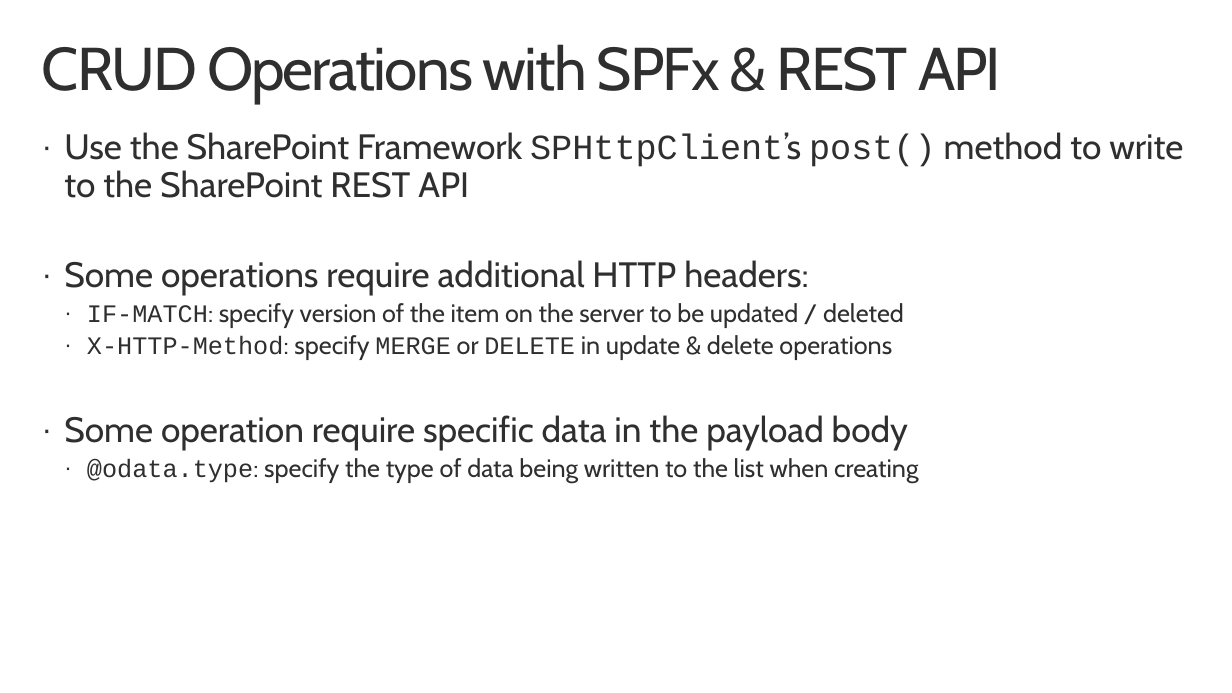
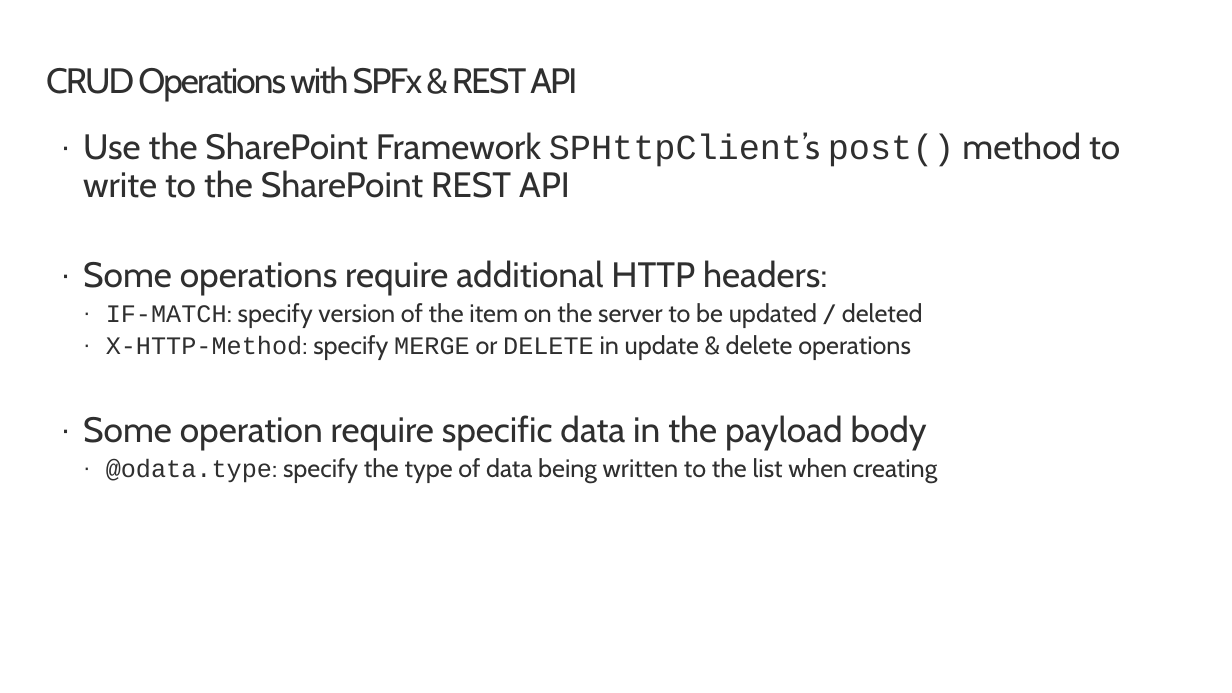
Before and after one commit to SharePoint/sp-dev-training-spfx-spcontent, a slide deck: slide 3 of 02 spfx sprest crud.pptx. Drawn at 1232x693 pixels with LibreOffice and Linux fonts; fonts in the diff are those of the drawing; background and template pictures are left out. Boxes give left, top, right and bottom in pixels: in the first picture for what was removed or moved away, otherwise in the second. Text is boxed around its words. In the diff, an @@ line names an element or a change of style, - is before the commit and + after.

```diff
--- a/02 spfx sprest crud.pptx
+++ b/02 spfx sprest crud.pptx
@@ title "CRUD Operations with SPFx & ...": place and size @@
-title "CRUD Operations with SPFx & ..." at [42, 44, 1001, 103]
+title "CRUD Operations with SPFx & ..." at [46, 66, 577, 101]
@@ title "CRUD Operations with SPFx & ..." at [46, 66, 577, 101]: size 48 to 28 pt @@
@@ text "Use the SharePoint Framework SPHttpClient’s ..." rewrapped from [64, 132, 1183, 483] to [83, 132, 1120, 483] @@
```
Also in this commit, not shown: 7 other slides changed, 2 other files.
